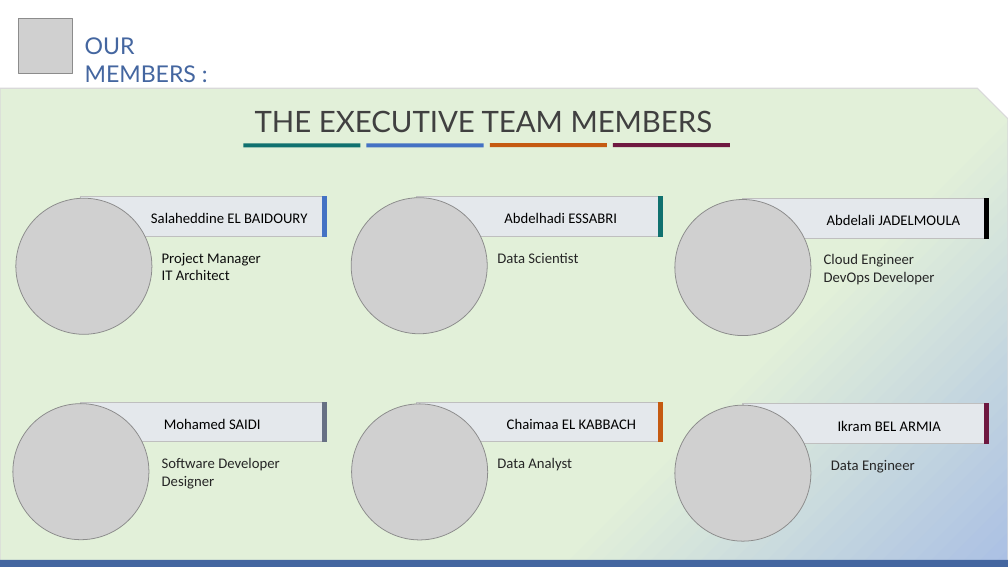
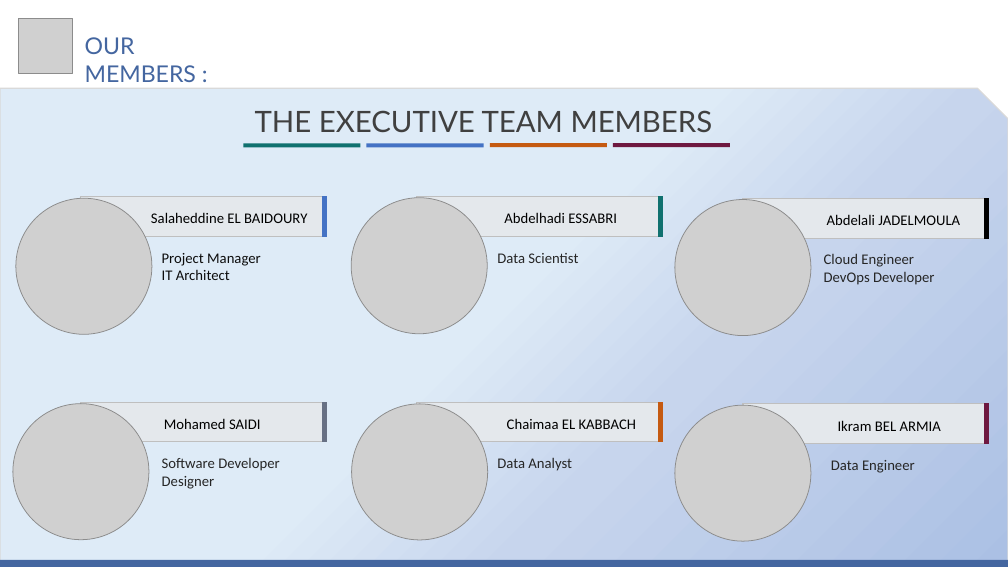
Before and after one commit to MiSalah/Real-Time-Data-Streaming-Analytics-System-for-tracking-Pedestrians, a slide deck: slide 3 of Progress' Presentations/Etat d'avancement - S1.pptx. Drawn at 1008x567 pixels with LibreOffice and Linux fonts; fonts in the diff are those of the drawing; grey boxes stand for pictures. Boxes give left, top, right and bottom in pixels: in the first picture for what was removed or moved away, otherwise in the second. Text is boxed around its words. In the diff, an @@ line names an element or a change of style, - is before the commit and + after.

```diff
--- a/Progress' Presentations/Etat d'avancement - S1.pptx
+++ b/Progress' Presentations/Etat d'avancement - S1.pptx
@@ snip rect at [0, 88, 1008, 566]: fill gradient #E2F0D9 to #ABC0E4 to #C7D5ED to gradient #DEEBF7 to #C7D5ED to #ABC0E4 @@
```
Also in this commit, not shown: 1 other slide changed, 3 slides added.
